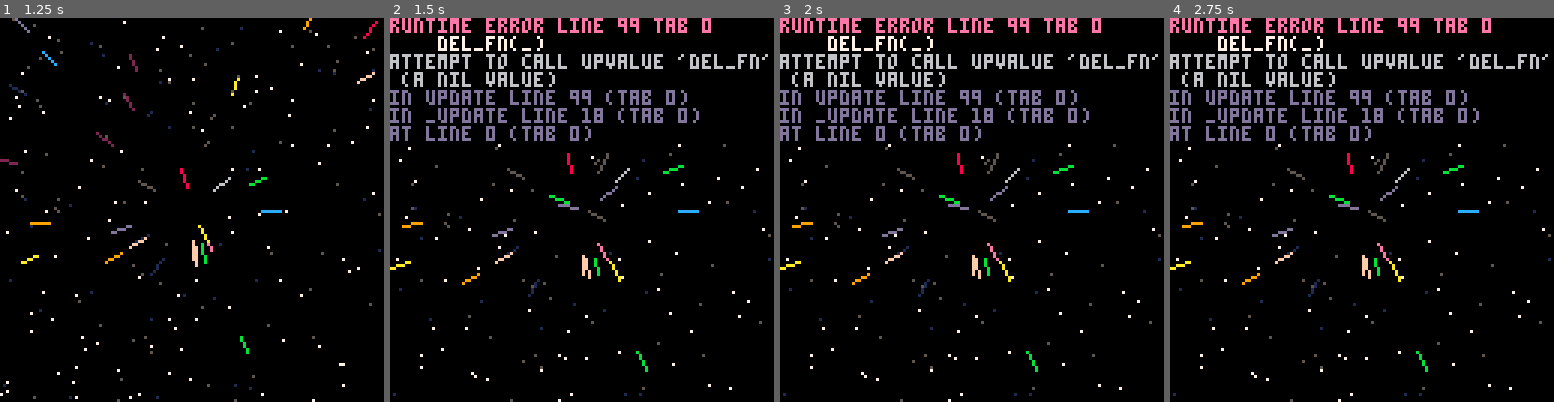
Above: before the commit, frames 1-4 (left to right).
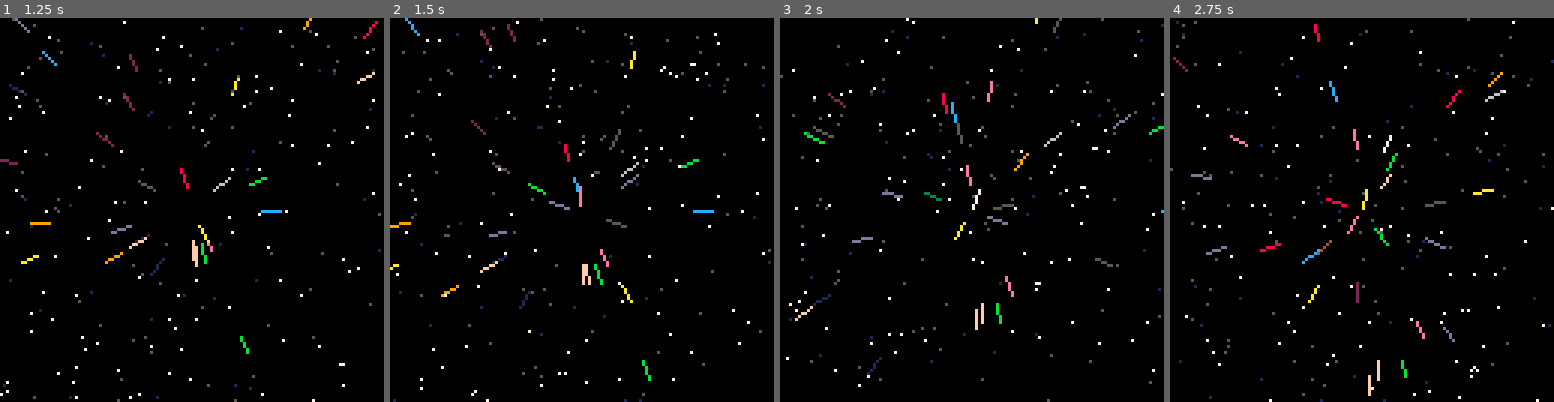
Above: after the commit, the same moments.

Repository: joeyday/pico8-projects
Game: PICO-8 cartridge particles.p8
Same seed, same stepped clock (60 frames per second), same inputs: the game is played once before the commit and once after it.
Inputs:
- Up to frame 1 (1.25 s): no input
- Up to frame 2 (1.5 s): no input
- Up to frame 3 (2 s): no input
- Up to frame 4 (2.75 s): no input

Frame 1 is identical in both runs. In frame 2, 10% of the frame differs, in the area x 0-100%, y 0-100%; in frame 3, 10%; in frame 4, 11%.
Error before the commit: runtime error line 99 tab 0; del_fn(_); attempt to call upvalue 'del_fn' (a nil value)

Commit message:
fix fn names

Diff:
--- a/particles.p8
+++ b/particles.p8
@@ -33,12 +33,12 @@
 -- delete functions
 function del_star(s)
 	del(particles, s)
-	add(particles, star(delstar, -1))
+	add(particles, star(del_star, -1))
 end
 
 function del_laser(l)
 	del(particles, l)
-	add(particles, laser(dellaser))
+	add(particles, laser(del_laser))
 end
 -->8
 -- lasers
